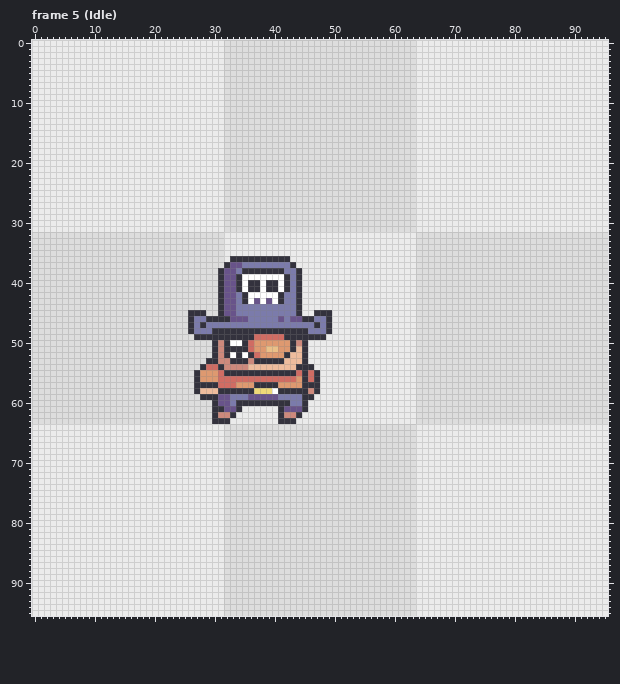
Two states of a pixel-art file, public/sprites/Treasure Hunters/Captain Clown Nose/Aseprite/Captain Clown Nose.aseprite. Above: the version before the commit.
96x96 pixels, 84 frames. Shown: frame 5 (Idle). The commit also changed other frames, which this record leaves out.
Now the later version:
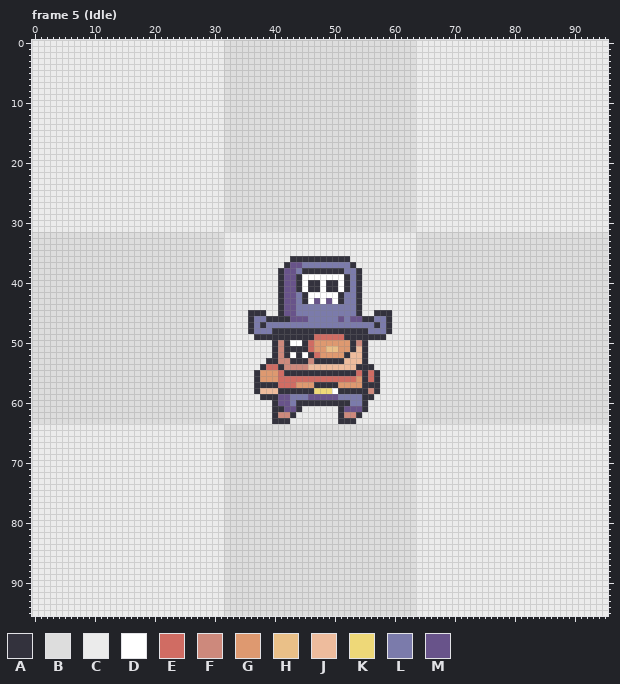
Palette (. is transparent): A #33323d  B #dddddd  C #ebebeb  D #ffffff  E #d06c63  F #cd897c  G #de9970  H #eac088  J #eebc9d  K #eed878  L #7b7bab  M #68538a
What changed:
--- frame 5 (Idle), layer "Captain"
@@ x 24..61 @@
 35 BBBBBBBBCCCCCCCCCCCCCCCCCCCCCCCCCCCCCC
-36 BBBBBBBBCAAAAAAAAAACCCCCCCCCCCCCCCCCCC
-37 BBBBBBBBAMMLLLLLLLLACCCCCCCCCCCCCCCCCC
-38 BBBBBBBAMMLAAAAAAALLACCCCCCCCCCCCCCCCC
-39 BBBBBBBAMMADDDDDDDALACCCCCCCCCCCCCCCCC
-40 BBBBBBBAMMADAADAADALACCCCCCCCCCCCCCCCC
-41 BBBBBBBAMMADAADAADALACCCCCCCCCCCCCCCCC
-42 BBBBBBBAMMLADDDDDALLACCCCCCCCCCCCCCCCC
-43 BBBBBBBAMMLADMDMDALLACCCCCCCCCCCCCCCCC
-44 BBBBBBBAMMLLLLLLLLLLACCCCCCCCCCCCCCCCC
-45 BBAAABBAMMLLLLLLLLLLACCAAACCCCCCCCCCCC
-46 BBALLAAAAMMMLLLLLMLMMAALLACCCCCCCCCCCC
-47 BBALALLLLLLLLLLLLLLLLLLALACCCCCCCCCCCC
-48 BBALLLAAAAAAAAAAAAAAAALLLACCCCCCCCCCCC
-49 BBBAAAAAAAAAAEEEEEAAAAAAACCCCCCCCCCCCC
-50 BBBBBBAFADDAEGGGGGGAFACCCCCCCCCCCCCCCC
-51 BBBBBBAFAAAAEGGHHGGAJACCCCCCCCCCCCCCCC
-52 BBBBBBAFADADAEGGGGAJJACCCCCCCCCCCCCCCC
-53 BBBBBAAFFAAAFAAAAAJJJACCCCCCCCCCCCCCCC
-54 BBBBAEEAFFFFJJJJJJJJAAACCCCCCCCCCCCCCC
-55 BBBAGGGEAAAAAAAAAAAAEAEACCCCCCCCCCCCCC
-56 BBBAGGGEEEEEEEEEEEEEGAEACCCCCCCCCCCCCC
-57 BBBAAAAEEEGGGAAAAGGGGAAACCCCCCCCCCCCCC
-58 BBBAJJJAAAAAAKKKDAAAAAFACCCCCCCCCCCCCC
-59 BBBBAAAMMLLLMMMMMLLLLAACCCCCCCCCCCCCCC
-60 BBBBBBAMMLAAAAAAAAALLACCCCCCCCCCCCCCCC
-61 BBBBBBAAMMACCCCCCAMMMACCCCCCCCCCCCCCCC
-62 BBBBBBAFFACCCCCCCAFFACCCCCCCCCCCCCCCCC
-63 BBBBBBAAACCCCCCCCAAACCCCCCCCCCCCCCCCCC
+36 BBBBBBBBCCCCCCCCCCCAAAAAAAAAACCCCCCCCC
+37 BBBBBBBBCCCCCCCCCCAMMLLLLLLLLACCCCCCCC
+38 BBBBBBBBCCCCCCCCCAMMLAAAAAAALLACCCCCCC
+39 BBBBBBBBCCCCCCCCCAMMADDDDDDDALACCCCCCC
+40 BBBBBBBBCCCCCCCCCAMMADAADAADALACCCCCCC
+41 BBBBBBBBCCCCCCCCCAMMADAADAADALACCCCCCC
+42 BBBBBBBBCCCCCCCCCAMMLADDDDDALLACCCCCCC
+43 BBBBBBBBCCCCCCCCCAMMLADMDMDALLACCCCCCC
+44 BBBBBBBBCCCCCCCCCAMMLLLLLLLLLLACCCCCCC
+45 BBBBBBBBCCCCAAACCAMMLLLLLLLLLLACCAAACC
+46 BBBBBBBBCCCCALLAAAAMMMLLLLLMLMMAALLACC
+47 BBBBBBBBCCCCALALLLLLLLLLLLLLLLLLLALACC
+48 BBBBBBBBCCCCALLLAAAAAAAAAAAAAAAALLLACC
+49 BBBBBBBBCCCCCAAAAAAAAAAEEEEEAAAAAAACCC
+50 BBBBBBBBCCCCCCCCAFADDAEGGGGGGAFACCCCCC
+51 BBBBBBBBCCCCCCCCAFAAAAEGGHHGGAJACCCCCC
+52 BBBBBBBBCCCCCCCCAFADADAEGGGGAJJACCCCCC
+53 BBBBBBBBCCCCCCCAAFFAAAFAAAAAJJJACCCCCC
+54 BBBBBBBBCCCCCCAEEAFFFFJJJJJJJJAAACCCCC
+55 BBBBBBBBCCCCCAGGGEAAAAAAAAAAAAEAEACCCC
+56 BBBBBBBBCCCCCAGGGEEEEEEEEEEEEEGAEACCCC
+57 BBBBBBBBCCCCCAAAAEEEGGGAAAAGGGGAAACCCC
+58 BBBBBBBBCCCCCAJJJAAAAAAKKKDAAAAAFACCCC
+59 BBBBBBBBCCCCCCAAAMMLLLMMMMMLLLLAACCCCC
+60 BBBBBBBBCCCCCCCCAMMLAAAAAAAAALLACCCCCC
+61 BBBBBBBBCCCCCCCCAAMMACCCCCCAMMMACCCCCC
+62 BBBBBBBBCCCCCCCCAFFACCCCCCCAFFACCCCCCC
+63 BBBBBBBBCCCCCCCCAAACCCCCCCCAAACCCCCCCC
 64 CCCCCCCCBBBBBBBBBBBBBBBBBBBBBBBBBBBBBB
Changed places in both pictures, as pixel boxes (x1, y1, x2, y2):
changed: (188, 256, 392, 424)
